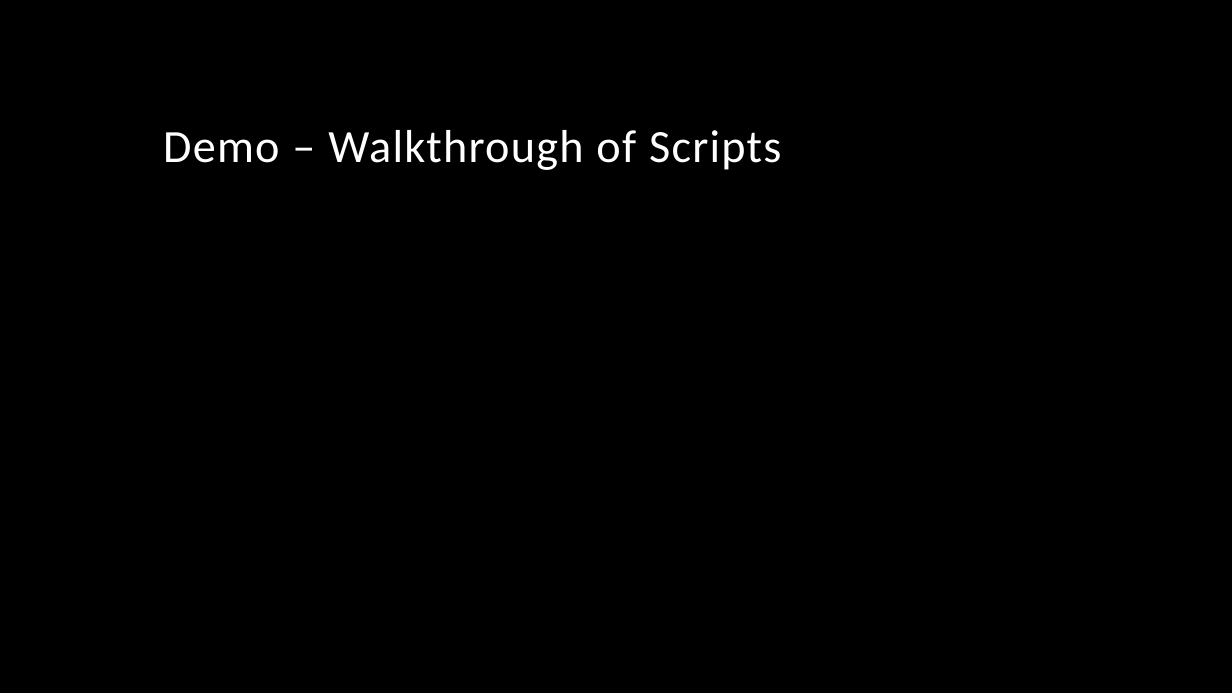
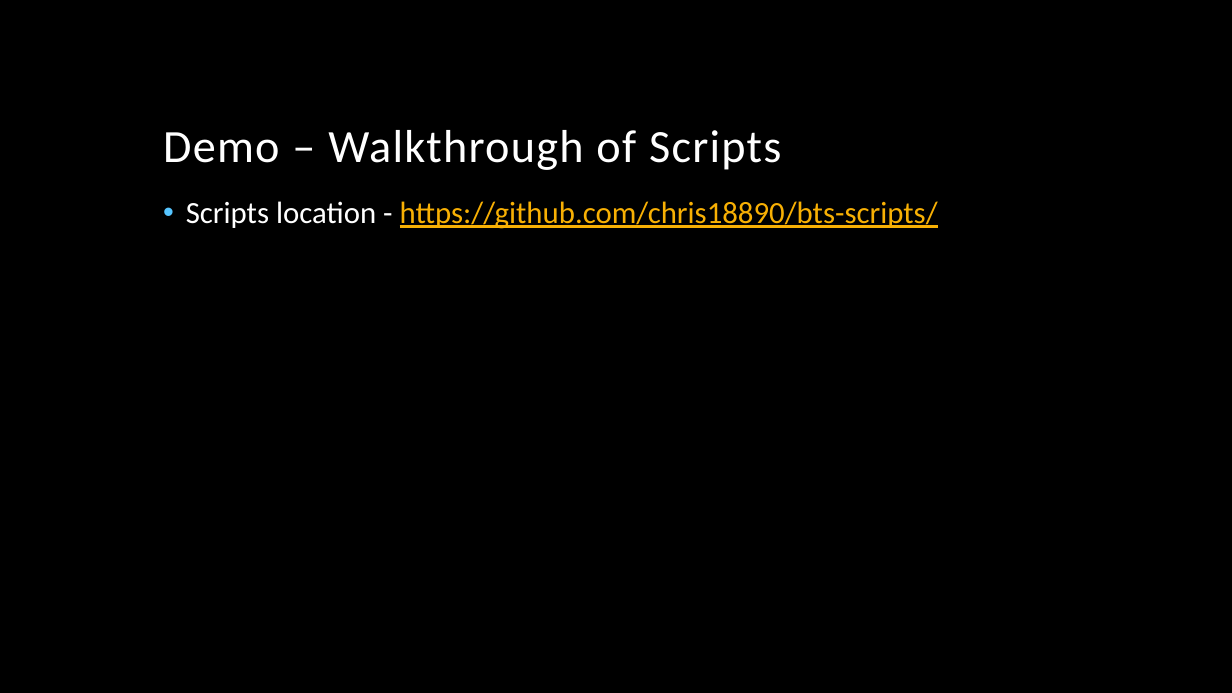
Before and after one commit to powershellorguk/SouthCoast, a slide deck: slide 6 of Meetups/2019/September/Powershell_Lab.pptx. Drawn at 1232x693 pixels with LibreOffice and Linux fonts; fonts in the diff are those of the drawing; background and template pictures are left out. Boxes give left, top, right and bottom in pixels: in the first picture for what was removed or moved away, otherwise in the second. Text is boxed around its words. In the diff, an @@ line names an element or a change of style, - is before the commit and + after.

```diff
--- a/Meetups/2019/September/Powershell_Lab.pptx
+++ b/Meetups/2019/September/Powershell_Lab.pptx
@@ text added at [186, 201, 938, 229], 24 pt, text #F8B004, underline @@
+• Scripts location - https://github.com/chris18890/bts-scripts/
```
Also in this commit, not shown: 1 other slide changed.
